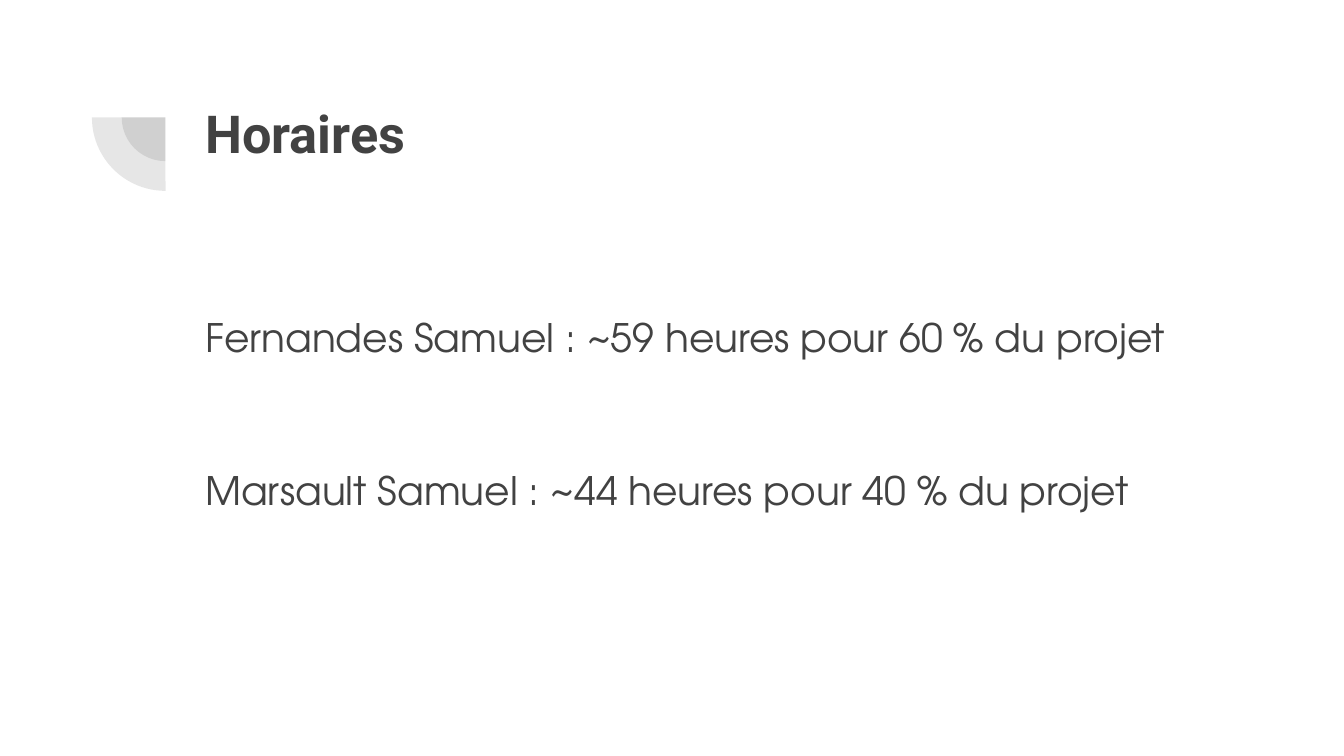
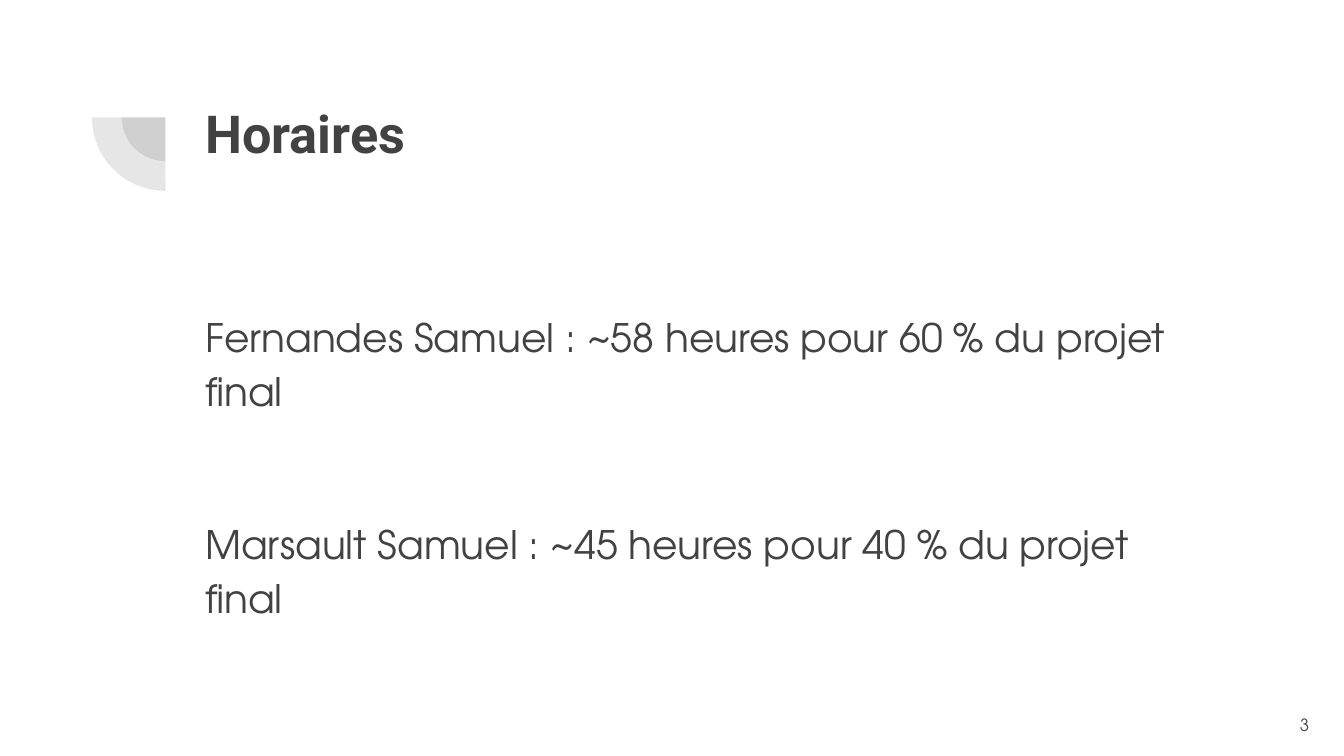
Before and after one commit to GlazKrovi/JavaToPlantUML, a slide deck: slide 3 of deliverable/P21_P22 Diapo soutenance.pptx. Drawn at 1344x756 pixels with LibreOffice and Linux fonts; fonts in the diff are those of the drawing. Boxes give left, top, right and bottom in pixels: in the first picture for what was removed or moved away, otherwise in the second. Text is boxed around its words. In the diff, an @@ line names an element or a change of style, - is before the commit and + after.

```diff
--- a/deliverable/P21_P22 Diapo soutenance.pptx
+++ b/deliverable/P21_P22 Diapo soutenance.pptx
@@ text at box(205, 322, 1165, 614): text changed @@
-Fernandes Samuel : ~59 heures pour 60 % du projet
-Marsault Samuel : ~44 heures pour 40 % du projet
+Fernandes Samuel : ~58 heures pour 60 % du projet final
+Marsault Samuel : ~45 heures pour 40 % du projet final
@@ page number added at box(1300, 718, 1309, 731), 9 pt, text #424242 @@
+3
```
Also in this commit, not shown: 25 other slides changed, 6 slides added.
